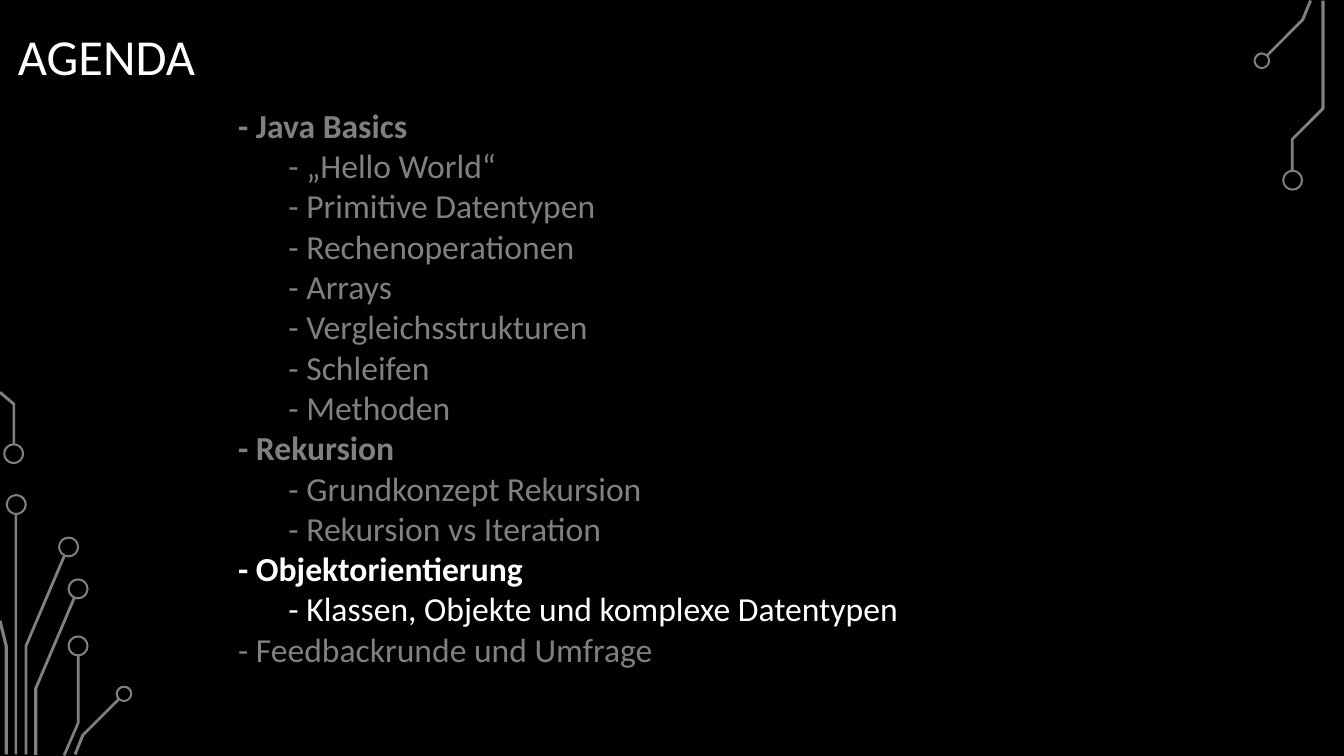
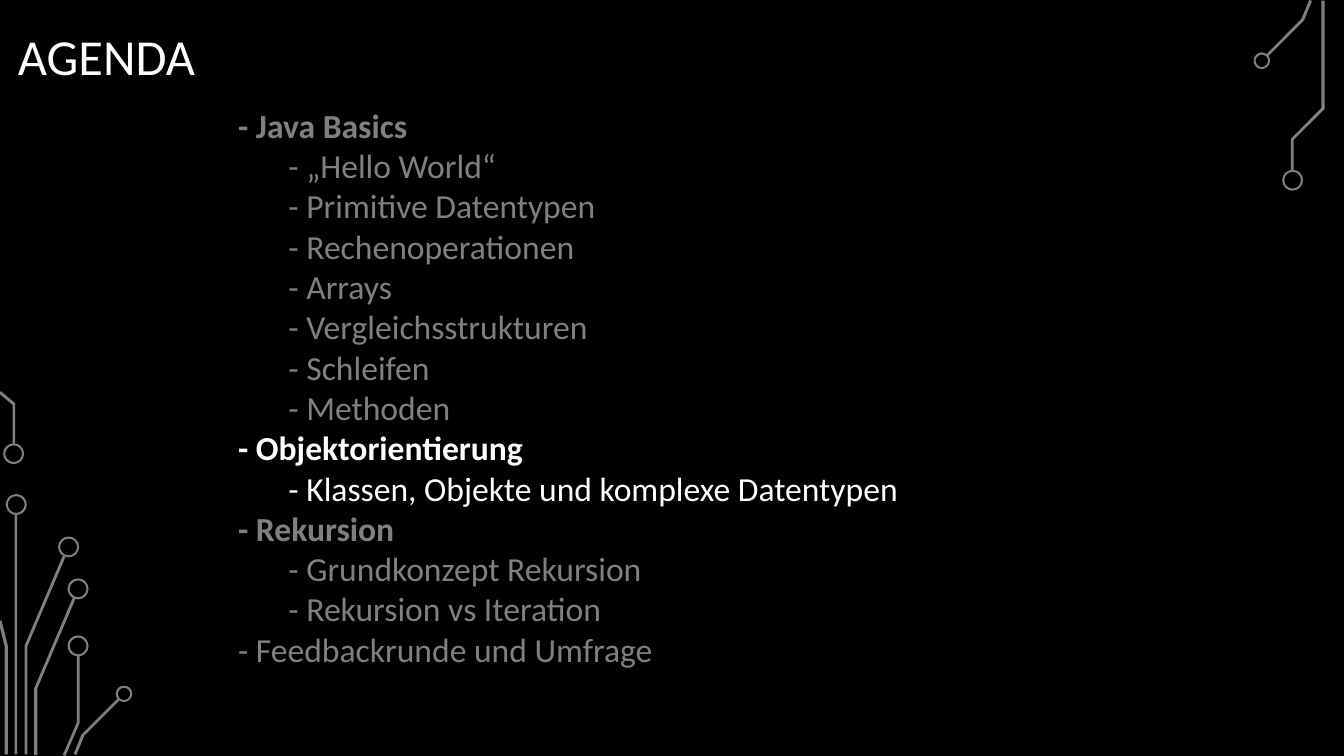
Before and after one commit to BelmontR/Java-Tutorial-Course, a slide deck: slide 89 of Java Grundkurs.pptx (slide 74 before the commit). Drawn at 1344x756 pixels with LibreOffice and Linux fonts; fonts in the diff are those of the drawing; background and template pictures are left out. Boxes give left, top, right and bottom in pixels: in the first picture for what was removed or moved away, otherwise in the second. Text is boxed around its words. In the diff, an @@ line names an element or a change of style, - is before the commit and + after.

```diff
--- a/Java Grundkurs.pptx
+++ b/Java Grundkurs.pptx
@@ text at [256,436,898,507]: paragraphs added @@
+- Objektorientierung
+- Klassen, Objekte und komplexe Datentypen
@@ text at [256,557,898,627]: paragraphs removed @@
-- Objektorientierung
-- Klassen, Objekte und komplexe Datentypen
```
Also in this commit, not shown: 4 other slides changed, 15 slides added, 2 other files.
